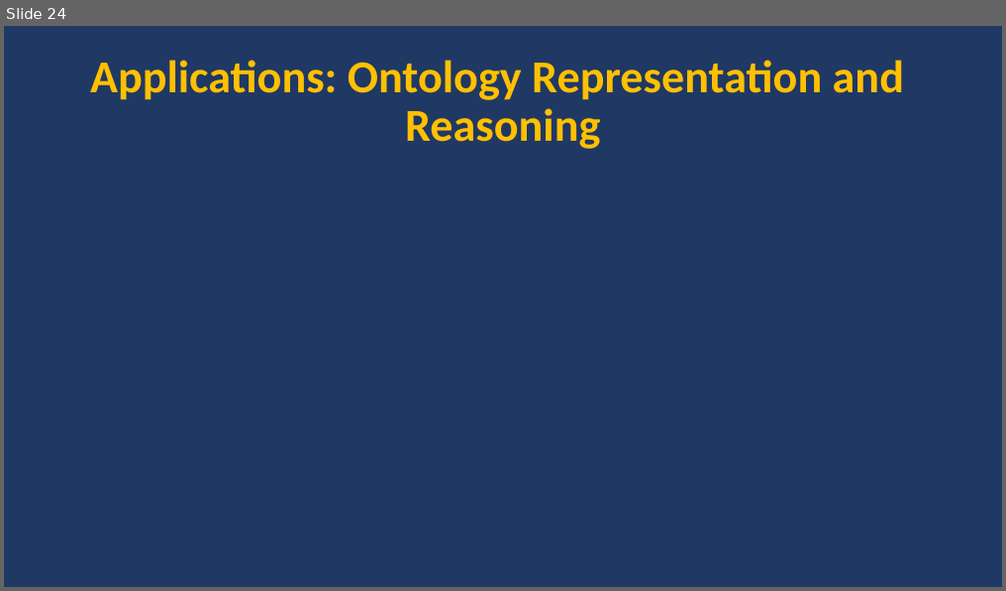
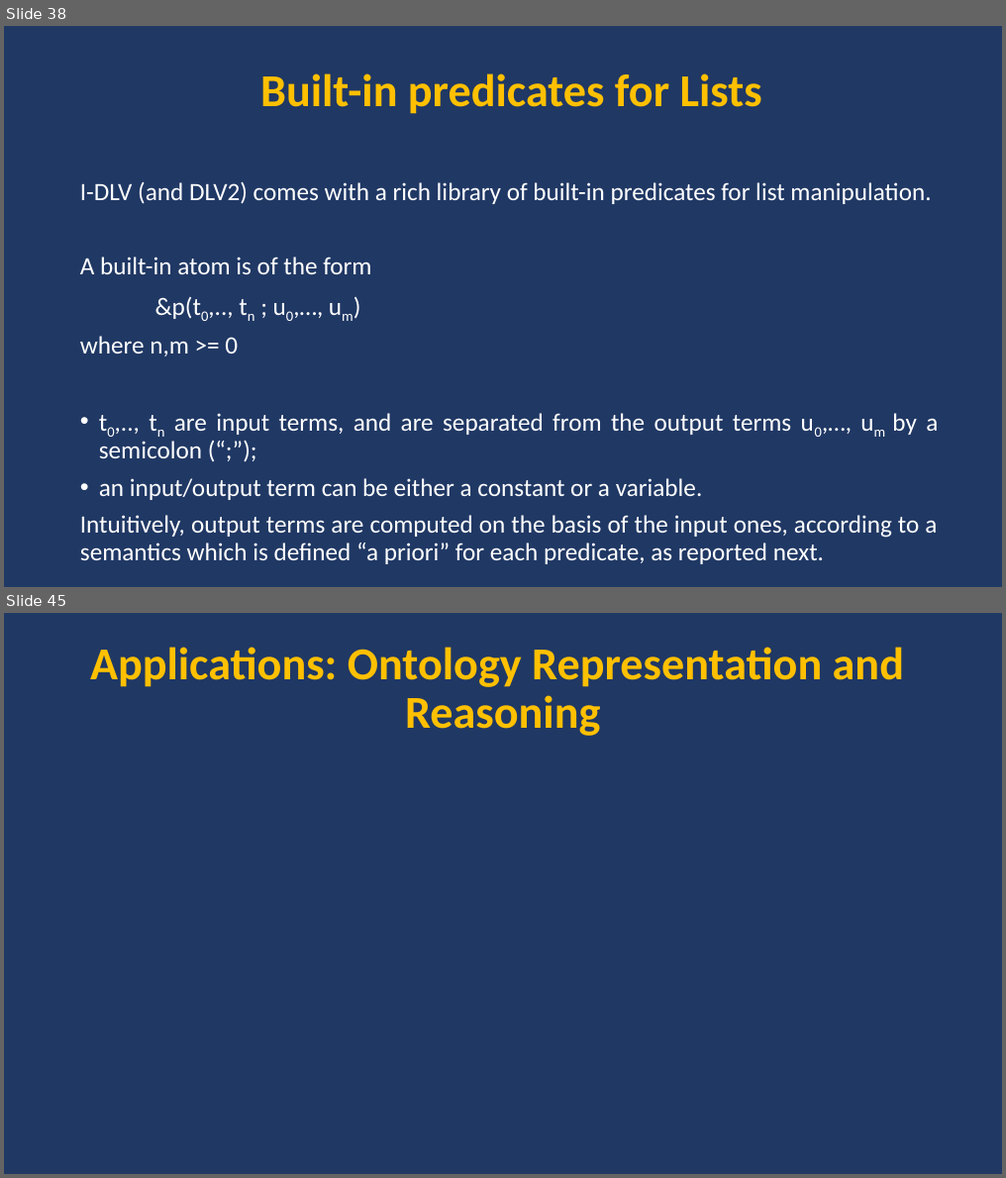
Before and after one commit to DeMaCS-UNICAL/functions_presentation_2018, a slide deck: presentation.pptx. Shown one above the other, each under a label of ours: slide 24 before the commit, slides 38 and 45 after it; the slides between them are not shown. The pictures are 1006x591 and 1006x1178 pixels, drawn with LibreOffice and Linux fonts; fonts in the diff are those of the drawing; grey boxes stand for pictures. Boxes give left, top, right and bottom in pixels: in the first picture for what was removed or moved away, otherwise in the second. Text is boxed around its words. In the diff, an @@ line names an element or a change of style, - is before the commit and + after.

```diff
--- a/presentation.pptx
+++ b/presentation.pptx
@@ slide 38 added at [4, 26, 1002, 587], background #203864 @@
@@ title added at [260, 74, 762, 114], 44 pt, text #FFC000, bold @@
+Built-in predicates for Lists
@@ text added at [80, 181, 938, 565], 24 pt, text #FFFFFF @@
+I-DLV (and DLV2) comes with a rich library of built-in predicates for list manipulation.
+A built-in atom is of the form
+&p(t0,.., tn ; u0,…, um)
+where n,m >= 0
+• t0,.., tn are input terms, and are separated from the output terms u0,…, um by a semicolon (“;”);
+• an input/output term can be either a constant or a variable.
+Intuitively, output terms are computed on the basis of the input ones, according to a semantics which is defined “a priori” for each predicate, as reported next.
@@ what was slide 24 is now slide 45 @@
```
Also in this commit, not shown: 20 other slides added.
